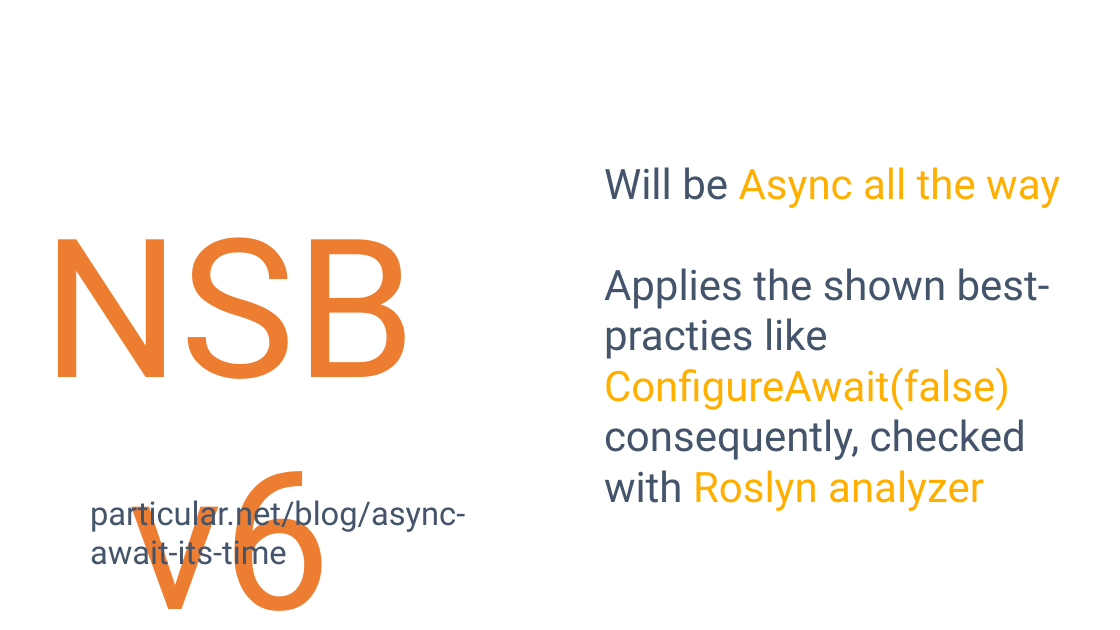
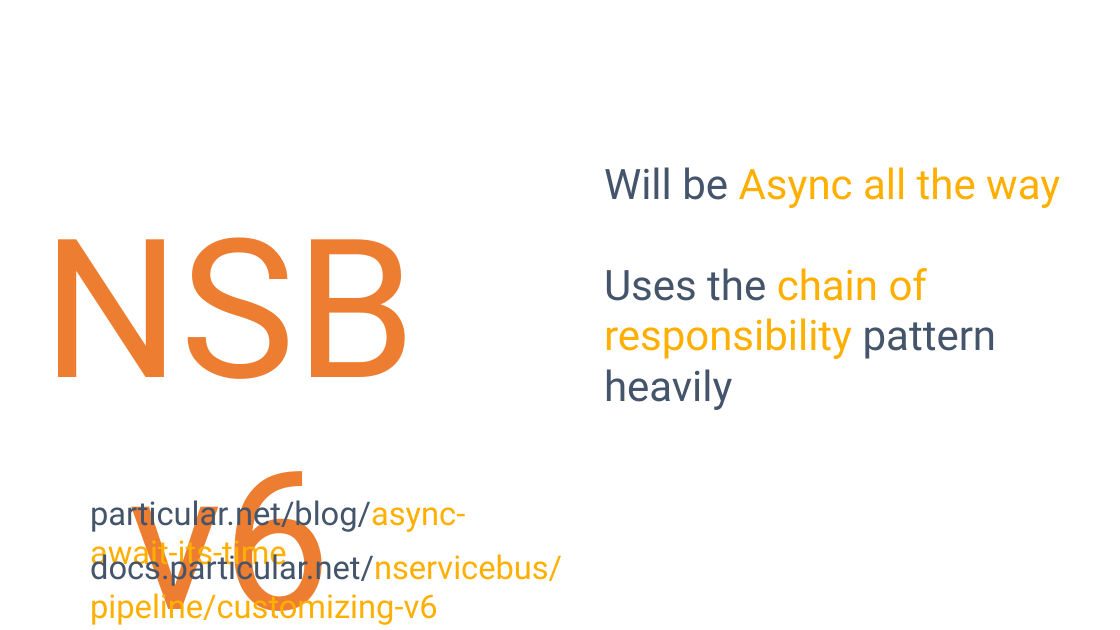
Before and after one commit to danielmarbach/async-dolls, a slide deck: slide 20 of presentation.pptx (slide 19 before the commit). Drawn at 1120x630 pixels with LibreOffice and Linux fonts; fonts in the diff are those of the drawing. Boxes give left, top, right and bottom in pixels: in the first picture for what was removed or moved away, otherwise in the second. Text is boxed around its words. In the diff, an @@ line names an element or a change of style, - is before the commit and + after.

Commit message:
Slides updates

```diff
--- a/presentation.pptx
+++ b/presentation.pptx
@@ text at [604, 268, 996, 359]: text changed @@
-Applies the shown best-practies like ConfigureAwait(false) consequently, checked with Roslyn analyzer
+Uses the chain of responsibility pattern heavily
@@ text "particular.net/blog/async-await-its-time" at [90, 495, 465, 572]: text colour #44546A to #FFAF00 in "particular.net/blog/async-await-its-time" @@
@@ text added at [90, 549, 562, 625], 28 pt, text #FFAF00 @@
+docs.particular.net/nservicebus/pipeline/customizing-v6
```
Also in this commit, not shown: 2 other slides changed, 6 slides added, 5 slides removed, 1 other file.
